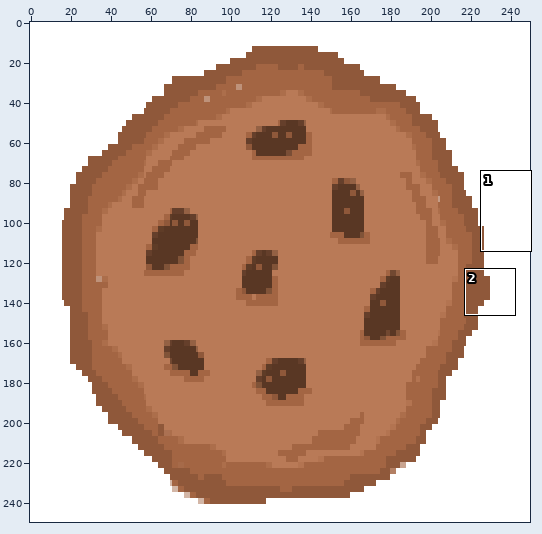
Edited in one commit: sprite sheet (images/cookie.png). Above, an overview of the earlier version with the close-up marked.
Close-up. First the earlier version:
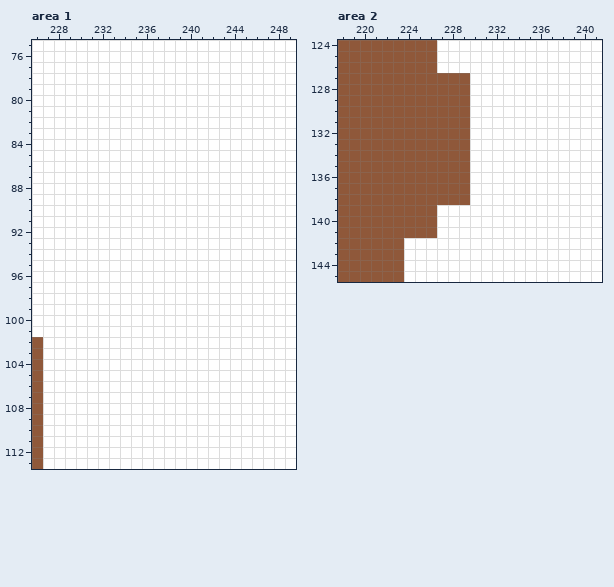
The file is 250x250 pixels. Colours within 5 levels of each other are drawn and written as one. Shown: area 1: x 226..249, y 75..113; area 2: x 218..241, y 124..145. The commit also changed other parts of the picture, which this record leaves out.
New version:
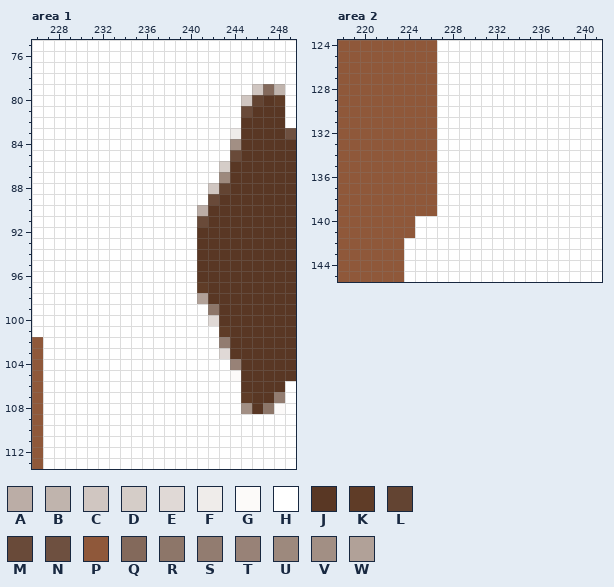
Palette (. is transparent): A #bbada6  B #c0b4ad  C #d0c6c1  D #d5cdc8  E #e0d9d6  F #efecea  G #fcfaf9  H #ffffff  J #593724  K #5f3c27  L #634432  M #694a39  N #6e5040  P #8f583a  Q #83695b  R #8d7669  S #927c70  T #988277  U #9d897d  V #a28f84  W #b1a198
What changed:
Area 1:
Colour A replaces colour H in row 90 at x 241.
Colour B replaces colour H in row 79 at x 248.
Colour C replaces colour H in row 79 at x 246; in row 80 at x 245; in row 88 at x 242.
Colour D replaces colour H in row 86 at x 243.
Colour E replaces colour H in row 100 at x 242; in row 103 at x 243.
Colour F replaces colour H in row 83 at x 244.
Colour G replaces colour H in row 105 at x 244; in row 108 at x 248.
Colour J replaces colour H in row 80 at x 247; in row 81 at x 246 to 248; in rows 82 to 83 at x 245 to 248; in rows 84 to 85 at x 245 to 249; in rows 86 to 88 at x 244 to 249; in row 89 at x 243 to 249.
Colour J replaces colour H in rows 90 to 91 at x 242 to 249; in rows 92 to 96 at x 241 to 249; in rows 97 to 98 at x 242 to 249; in rows 99 to 100 at x 243 to 249; in rows 101 to 103 at x 244 to 249; in rows 104 to 105 at x 245 to 249.
Colour J replaces colour H in row 106 at x 245 to 248; in row 107 at x 246 to 247; in row 108 at x 246.
Colour K replaces colour H in row 80 at x 248; in row 97 at x 241; in row 101 at x 243; in row 107 at x 245.
Colour L replaces colour H in row 80 at x 246; in row 88 at x 243.
Colour M replaces colour H in row 81 at x 245; in row 85 at x 244; in row 89 at x 242; in row 91 at x 241.
Colour N replaces colour H in row 83 at x 249.
Colour Q replaces colour H in row 79 at x 247.
Colour R replaces colour H in row 99 at x 242; in row 108 at x 247.
Colour S replaces colour H in row 102 at x 243; in row 107 at x 248.
Colour T replaces colour H in row 104 at x 244.
Colour U replaces colour H in row 87 at x 243.
Colour V replaces colour H in row 84 at x 244; in row 108 at x 245.
Colour W replaces colour H in row 98 at x 241.
Area 2:
Colour H replaces colour P in rows 127 to 138 at x 227 to 229; in rows 140 to 141 at x 225 to 226.
Pixel boxes of the changes (left, top, right, bottom) in both close-ups:
changed: (197, 84, 296, 414)
changed: (415, 73, 470, 238)
